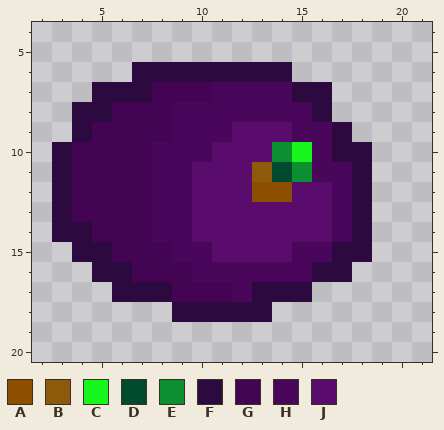
Edited in one commit: pixel-art sprite (src/img/items/grape-purple.png). The picture above is the old version.
The file is 24x24 pixels. Shown: x 2..21, y 4..20.
Palette (. is transparent): A #8d4e00  B #8b5a0a  C #17f71e  D #004a2f  E #0c8f31  F #2c093e  G #430553  H #4a065b  J #5a0c6d
Pixels before, first column x 3:
 6 ....FFFFFFFF....
 7 ..FFFGGGHHHHFF..
 8 .FFGGGHHHHHHHF..
 9 .FGGGGHHHJJJHHF.
10 FGGGGHHHJJJECHFF
11 FGGGGHHJJJBDEHHF
12 FGGGGHHJJJAAJJHF
13 FGGGGHHJJJJJJJHF
14 FFGGGHHJJJJJJJHF
15 .FFGGGHHJJJJHHFF
16 ..FFGGGHHHHHHFF.
17 ...FFFGGGHFFF...
18 ......FFFFF.....
Now the later version:
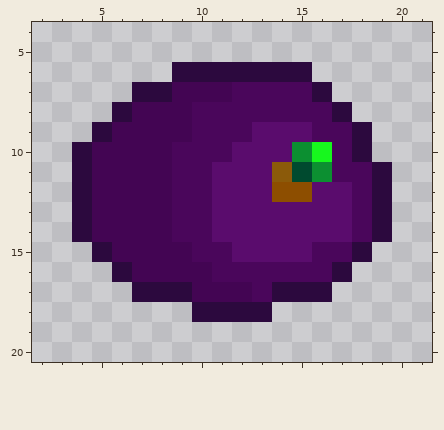
Edits made:
{"y":6,"x":7,"old":"FF","new":".."}
{"y":6,"x":15,"old":".","new":"F"}
{"y":7,"x":5,"old":"FF","new":".."}
{"y":7,"x":8,"old":"G","new":"F"}
{"y":7,"x":11,"old":"H","new":"G"}
{"y":7,"x":15,"old":"F","new":"H"}
{"y":8,"x":4,"old":"FFG","new":"..F"}
{"y":8,"x":9,"old":"H","new":"G"}
{"y":8,"x":16,"old":"F.","new":"HF"}
{"y":9,"x":4,"old":"FG","new":".F"}
{"y":9,"x":9,"old":"H","new":"G"}
{"y":9,"x":12,"old":"J","new":"H"}
{"y":9,"x":15,"old":"H","new":"J"}
{"y":9,"x":17,"old":"F.","new":"HF"}
{"y":10,"x":3,"old":"FG","new":".F"}
{"y":10,"x":8,"old":"H","new":"G"}
{"y":10,"x":11,"old":"J","new":"H"}
{"y":10,"x":14,"old":"ECHF","new":"JECH"}
{"y":11,"x":3,"old":"FG","new":".F"}
{"y":11,"x":8,"old":"H","new":"G"}
{"y":11,"x":10,"old":"J","new":"H"}
{"y":11,"x":13,"old":"BDEH","new":"JBDE"}
{"y":11,"x":18,"old":"F.","new":"HF"}
{"y":12,"x":3,"old":"FG","new":".F"}
{"y":12,"x":8,"old":"H","new":"G"}
{"y":12,"x":10,"old":"J","new":"H"}
{"y":12,"x":13,"old":"A","new":"J"}
{"y":12,"x":15,"old":"J","new":"A"}
{"y":12,"x":17,"old":"HF.","new":"JHF"}
{"y":13,"x":3,"old":"FG","new":".F"}
{"y":13,"x":8,"old":"H","new":"G"}
{"y":13,"x":10,"old":"J","new":"H"}
{"y":13,"x":17,"old":"HF.","new":"JHF"}
{"y":14,"x":3,"old":"F","new":"."}
{"y":14,"x":8,"old":"H","new":"G"}
{"y":14,"x":10,"old":"J","new":"H"}
{"y":14,"x":17,"old":"HF.","new":"JHF"}
{"y":15,"x":4,"old":"F","new":"."}
{"y":15,"x":9,"old":"H","new":"G"}
{"y":15,"x":11,"old":"J","new":"H"}
{"y":15,"x":15,"old":"H","new":"J"}
{"y":15,"x":17,"old":"F","new":"H"}
{"y":16,"x":5,"old":"F","new":"."}
{"y":16,"x":10,"old":"H","new":"G"}
{"y":16,"x":16,"old":"F","new":"H"}
{"y":17,"x":6,"old":"F","new":"."}
{"y":17,"x":9,"old":"G","new":"F"}
{"y":17,"x":12,"old":"HF","new":"GH"}
{"y":17,"x":16,"old":".","new":"F"}
{"y":18,"x":9,"old":"F","new":"."}
